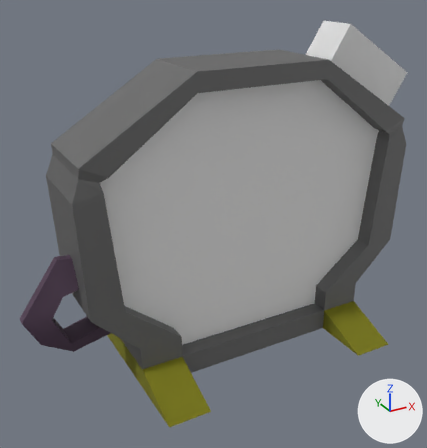
Before and after pictures for a commit that changed the Blender file Entities/Transport/StandardPortal/LevelEntrancePortal.blend.
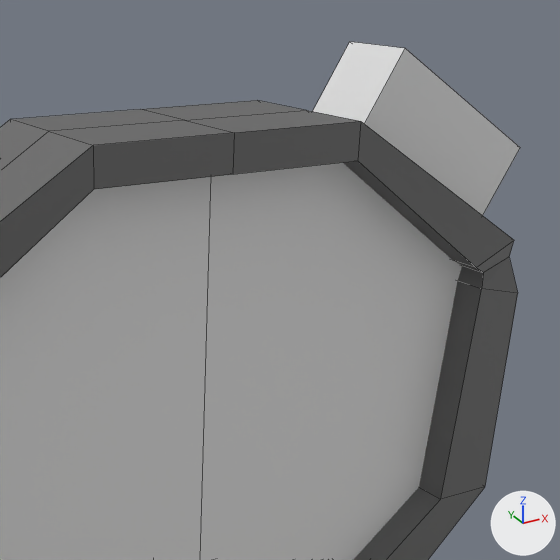
Old and new are each drawn whole from a 50 mm lens placed at (-5.86, -9.54, 7.52), pointed at (-0.64, -0.05, 2.77) and again close up on the part from 36% to 100% of the width and 0% to 61% of the height. The lights are fixed; the arrows at lower right show +X, +Y and +Z. The older version's two pictures come first. The close-ups show mesh edges as thin lines.

The first close-up shows 'Frame_detail', 'Lights-col', 'PortalSurface'.
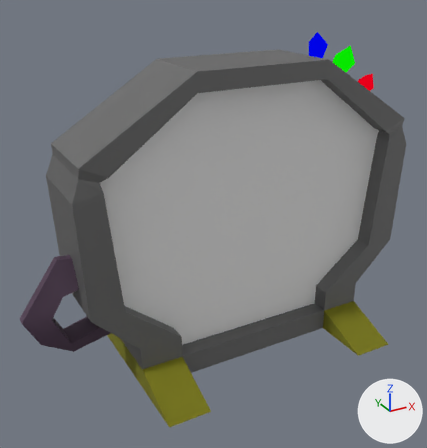
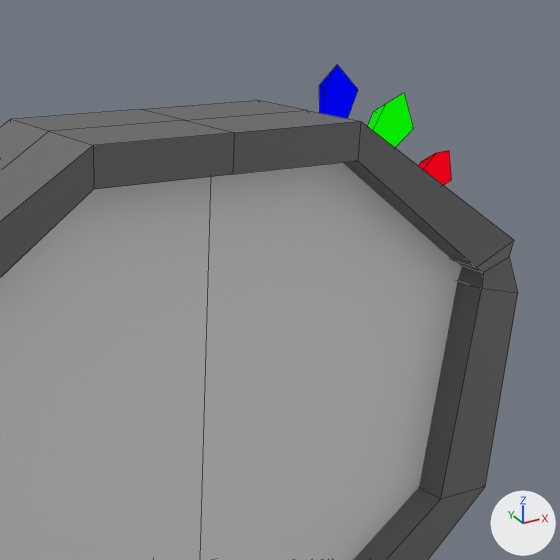
Commit message: Add blinking LEDs to the portal frame

What differs and where, as boxes (x1, y1, x2, y2) in the close-ups (560 x 560 px):
'Lights-col', hidden
    before: (313, 42, 520, 215)
'LEDGreen', added (green)
    after: (368, 93, 414, 148)
'LEDBlue', added (blue)
    after: (319, 65, 358, 119)
'LEDRed', added (red)
    after: (419, 150, 452, 185)

The change, as a diff of the scene's bpy script:
```diff
--- a/Entities/Transport/StandardPortal/LevelEntrancePortal.blend.py
+++ b/Entities/Transport/StandardPortal/LevelEntrancePortal.blend.py
@@ mat_ledblue @@
+mat_ledblue = bpy.data.materials.new('LEDBlue')
+mat_ledblue.use_nodes = True; mat_ledblue.node_tree.nodes.clear()
+_N = mat_ledblue.node_tree.nodes; _L = mat_ledblue.node_tree.links
+n0 = _N.new('ShaderNodeOutputMaterial'); n0.name = 'Material Output'
+n1 = _N.new('ShaderNodeBackground'); n1.name = 'Background'
+n1.inputs[0].default_value = (0.0, 0.000927, 0.8, 1.0)  # 'Color', blue #0003e7
+_L.new(n1.outputs[0], n0.inputs[0])  # 'Background' to 'Surface'
@@ mat_ledgreen @@
+mat_ledgreen = bpy.data.materials.new('LEDGreen')
+mat_ledgreen.use_nodes = True; mat_ledgreen.node_tree.nodes.clear()
+_N = mat_ledgreen.node_tree.nodes; _L = mat_ledgreen.node_tree.links
+n0 = _N.new('ShaderNodeOutputMaterial'); n0.name = 'Material Output'
+n1 = _N.new('ShaderNodeBackground'); n1.name = 'Background'
+n1.inputs[0].default_value = (0.00229, 0.8, 0.0, 1.0)  # 'Color', green #08e700
+_L.new(n1.outputs[0], n0.inputs[0])  # 'Background' to 'Surface'
@@ mat_redled @@
+mat_redled = bpy.data.materials.new('RedLED')
+mat_redled.use_nodes = True; mat_redled.node_tree.nodes.clear()
+_N = mat_redled.node_tree.nodes; _L = mat_redled.node_tree.links
+n0 = _N.new('ShaderNodeOutputMaterial'); n0.name = 'Material Output'
+n1 = _N.new('ShaderNodeBackground'); n1.name = 'Background'
+n1.inputs[0].default_value = (0.8, 0.0, 0.0101, 1.0)  # 'Color', red #e7001a
+_L.new(n1.outputs[0], n0.inputs[0])  # 'Background' to 'Surface'
@@ me_cube_001 @@
 # used by ob_lights_col; location = (0.0, 1.8, 0.0); scale = (1.18, 1.18, 1.18)
-me_cube_001.from_pydata(...)  # 8 vertices, 6 faces; spans x 1.47..3.3, y -1.78..-1.08, z 3.9..5.46
+me_cube_001.from_pydata(...)  # 8 vertices, 6 faces; spans x 1.18..3.3, y -1.78..-1.08, z 3.9..5.64
+# me_cube_001 part 1
+for i in [*range(0, 4)]: me_cube_001.vertices[i].co += Vector((-0.28, 0.0, 0.18))
@@ me_cylinder_002 @@
+me_cylinder_002.from_pydata([(0.0, 0.53, -1.0), (0.0, 1.0, 1.0), (0.46, -0.26, -1.0), (0.87, -0.5, 1.0), (-0.46, -0.26, -1.0), (-0.87, -0.5, 1.0), (0.0, 0.0, 1.92)], [], [(0, 1, 3, 2), (2, 3, 6, 5, 4), (4, 5, 1, 0), (0, 2, 4), (3, 1, 6), (1, 5, 6)])
+me_cylinder_002.polygons.foreach_set('use_smooth', [True] * 6)
+me_cylinder_002.materials.append(mat_ledblue)
@@ me_cylinder_001 @@
+me_cylinder_001.from_pydata([(0.0, 0.53, -1.0), (0.0, 1.0, 1.0), (0.46, -0.26, -1.0), (0.87, -0.5, 1.0), (-0.46, -0.26, -1.0), (-0.87, -0.5, 1.0), (0.0, 0.0, 1.92)], [], [(0, 1, 3, 2), (2, 3, 6, 5, 4), (4, 5, 1, 0), (0, 2, 4), (3, 1, 6), (1, 5, 6)])
+me_cylinder_001.polygons.foreach_set('use_smooth', [True] * 6)
+me_cylinder_001.materials.append(mat_ledgreen)
@@ me_cylinder @@
+me_cylinder.from_pydata([(0.0, 0.53, -1.0), (0.0, 1.0, 1.0), (0.46, -0.26, -1.0), (0.87, -0.5, 1.0), (-0.46, -0.26, -1.0), (-0.87, -0.5, 1.0), (0.0, 0.0, 1.92)], [], [(0, 1, 3, 2), (2, 3, 6, 5, 4), (4, 5, 1, 0), (0, 2, 4), (3, 1, 6), (1, 5, 6)])
+me_cylinder.polygons.foreach_set('use_smooth', [True] * 6)
+me_cylinder.materials.append(mat_redled)
@@ ob_lights_col @@
 ob_lights_col.scale = (1.18, 1.18, 1.18)
+ob_lights_col.hide_set(True)
@@ ob_ledblue @@
+ob_ledblue = bpy.data.objects.new('LEDBlue', me_cylinder_002)
+ob_ledblue.location = (1.76, 0.14, 5.85)
+ob_ledblue.rotation_euler = (0.0, 0.0818, 0.0)  # degrees (0, 4.7, 0)
+ob_ledblue.scale = (0.236, 0.236, 0.236)
@@ ob_ledgreen @@
+ob_ledgreen = bpy.data.objects.new('LEDGreen', me_cylinder_001)
+ob_ledgreen.location = (2.37, 0.14, 5.56)
+ob_ledgreen.rotation_euler = (0.0, 0.612, 0.0)  # degrees (0, 35, 0)
+ob_ledgreen.scale = (0.271, 0.271, 0.271)
@@ ob_ledred @@
+ob_ledred = bpy.data.objects.new('LEDRed', me_cylinder)
+ob_ledred.location = (3.02, 0.14, 5.08)
+ob_ledred.rotation_euler = (0.0, 0.875, 0.0)  # degrees (0, 50, 0)
+ob_ledred.scale = (0.229, 0.229, 0.229)
```
